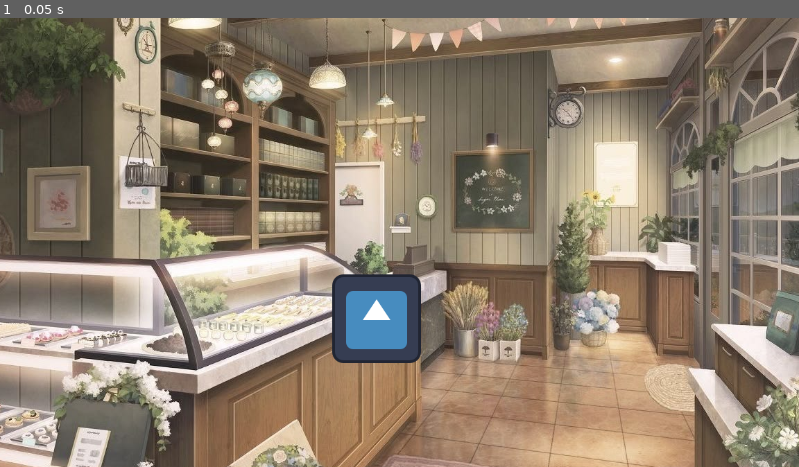
Above: before the commit, frame 1.
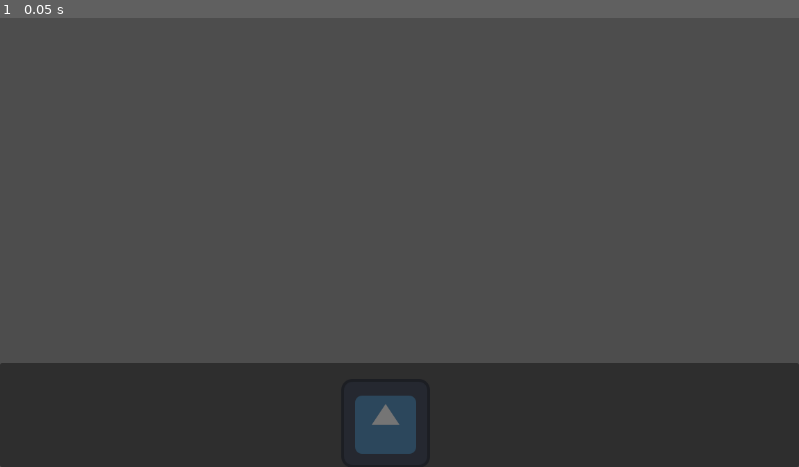
Above: after the commit, the same moment.

Repository: tipaniathebread/the-spirit-sip
Game: Godot game, scene res://main.tscn
Two runs of this game, one before a commit and one after it. Both use one fixed random seed, a clock stepped at 60 frames per second and the inputs below. The project has no main scene, so this scene is started directly. The engine's default icon, where the game draws it, is replaced by a stand-in: a white triangle on a blue panel in a dark square.
Inputs:
- Up to frame 1 (0.05 s): no input

The runs differ from the first frame. In frame 1, 85% of the frame differs, in the area x 0-100%, y 0-100%.

Commit message:
doing dialogue ui

Diff:
--- a/the-spirit-sip/character.tscn
+++ b/the-spirit-sip/character.tscn
@@ -4,5 +4,5 @@
 
 [node name="Character" type="Node2D" unique_id=1927939258]
 
-[node name="Sprite2D" type="Sprite2D" parent="." unique_id=798521781]
+[node name="Sprite2D" type="Sprite2D" parent="." unique_id=855189399]
 texture = ExtResource("1_glpr6")
--- /dev/null
+++ b/the-spirit-sip/dialogue_ui.tscn
@@ -0,0 +1,24 @@
+[gd_scene format=3 uid="uid://b6jx56mpui54m"]
+
+[node name="dialogueUI" type="Control" unique_id=556354126]
+layout_mode = 3
+anchors_preset = 15
+anchor_right = 1.0
+anchor_bottom = 1.0
+grow_horizontal = 2
+grow_vertical = 2
+
+[node name="dialoguebox" type="PanelContainer" parent="." unique_id=1081854655]
+custom_minimum_size = Vector2(0, 150)
+layout_mode = 1
+anchors_preset = 12
+anchor_top = 1.0
+anchor_right = 1.0
+anchor_bottom = 1.0
+grow_horizontal = 2
+grow_vertical = 0
+
+[node name="PanelContainer" type="PanelContainer" parent="." unique_id=608634030]
+layout_mode = 0
+offset_right = 40.0
+offset_bottom = 40.0
--- a/the-spirit-sip/main.tscn
+++ b/the-spirit-sip/main.tscn
@@ -1,19 +1,43 @@
 [gd_scene format=3 uid="uid://vhm46b7os4pa"]
 
-[ext_resource type="Texture2D" uid="uid://bpec15u8syb2e" path="res://assets/cafebackground.jpg" id="1_ig7tw"]
+[ext_resource type="Texture2D" path="res://cafebackground_2.jpg" id="1_0xm2m"]
 [ext_resource type="PackedScene" uid="uid://cnhidrhlcdg2" path="res://character.tscn" id="2_0xm2m"]
 
 [node name="main" type="Node2D" unique_id=33786229]
 
 [node name="CanvasLayer" type="CanvasLayer" parent="." unique_id=561248974]
 
-[node name="TextureRect" type="TextureRect" parent="CanvasLayer" unique_id=1933504729]
+[node name="background" type="TextureRect" parent="CanvasLayer" unique_id=1933504729]
 anchors_preset = 15
 anchor_right = 1.0
 anchor_bottom = 1.0
 grow_horizontal = 2
 grow_vertical = 2
-texture = ExtResource("1_ig7tw")
+texture = ExtResource("1_0xm2m")
 
-[node name="Character" parent="CanvasLayer" unique_id=1927939258 instance=ExtResource("2_0xm2m")]
-position = Vector2(543, 434)
+[node name="CanvasLayer2" type="CanvasLayer" parent="." unique_id=293806335]
+
+[node name="Control" type="Control" parent="CanvasLayer2" unique_id=1063372714]
+layout_mode = 3
+anchors_preset = 7
+anchor_left = 0.5
+anchor_top = 1.0
+anchor_right = 0.5
+anchor_bottom = 1.0
+offset_left = -20.0
+offset_top = -40.0
+offset_right = 20.0
+grow_horizontal = 2
+grow_vertical = 0
+
+[node name="Character" parent="CanvasLayer2/Control" unique_id=1927939258 instance=ExtResource("2_0xm2m")]
+position = Vector2(0, -23)
+
+[node name="dialoguebox" type="PanelContainer" parent="CanvasLayer2" unique_id=642940111]
+custom_minimum_size = Vector2(0, 150)
+anchors_preset = 12
+anchor_top = 1.0
+anchor_right = 1.0
+anchor_bottom = 1.0
+grow_horizontal = 2
+grow_vertical = 0
Binary file added: the-spirit-sip/assets/anime_style_head/anime style head reference.aseprite
Binary file added: the-spirit-sip/assets/anime_style_head/anime style head reference.png
Not shown, added: the-spirit-sip/assets/anime_style_head/anime style head reference.png.import
Binary file added: the-spirit-sip/assets/anime_style_head/anime_style_head_reference1.png
Not shown, added: the-spirit-sip/assets/anime_style_head/anime_style_head_reference1.png.import
Binary file added: the-spirit-sip/assets/anime_style_head/anime_style_head_reference10.png
Not shown, added: the-spirit-sip/assets/anime_style_head/anime_style_head_reference10.png.import
Binary file added: the-spirit-sip/assets/anime_style_head/anime_style_head_reference11.png
Not shown, added: the-spirit-sip/assets/anime_style_head/anime_style_head_reference11.png.import
Binary file added: the-spirit-sip/assets/anime_style_head/anime_style_head_reference12.png
Not shown, added: the-spirit-sip/assets/anime_style_head/anime_style_head_reference12.png.import
Binary file added: the-spirit-sip/assets/anime_style_head/anime_style_head_reference13.png
(and 235 more such lines)
